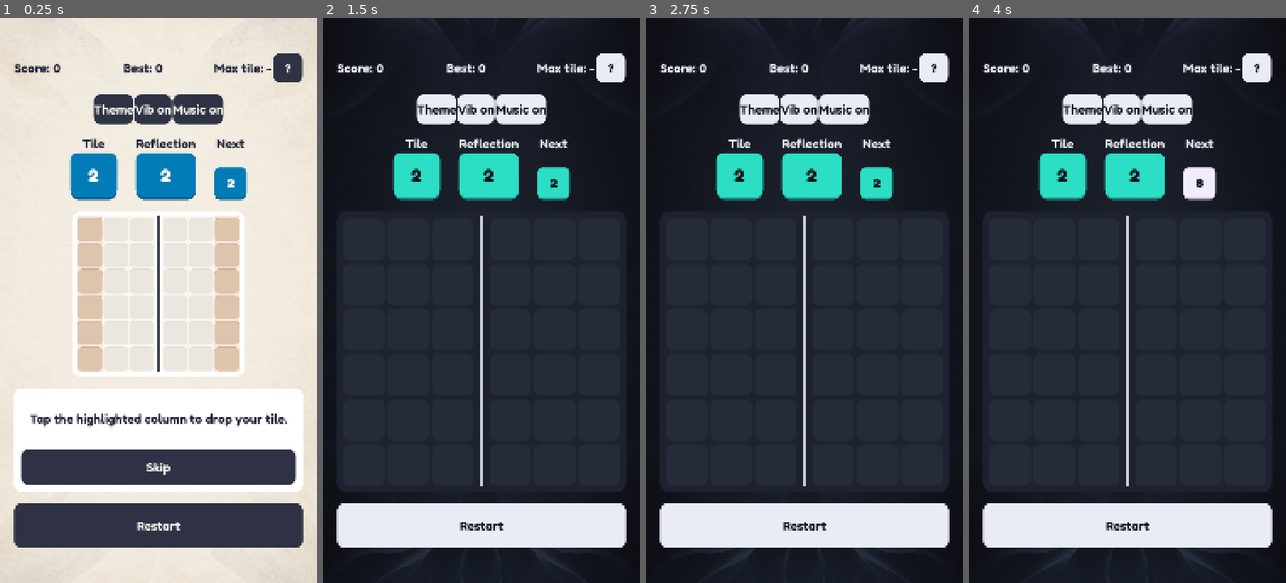
Above: before the commit, frames 1-4 (left to right).
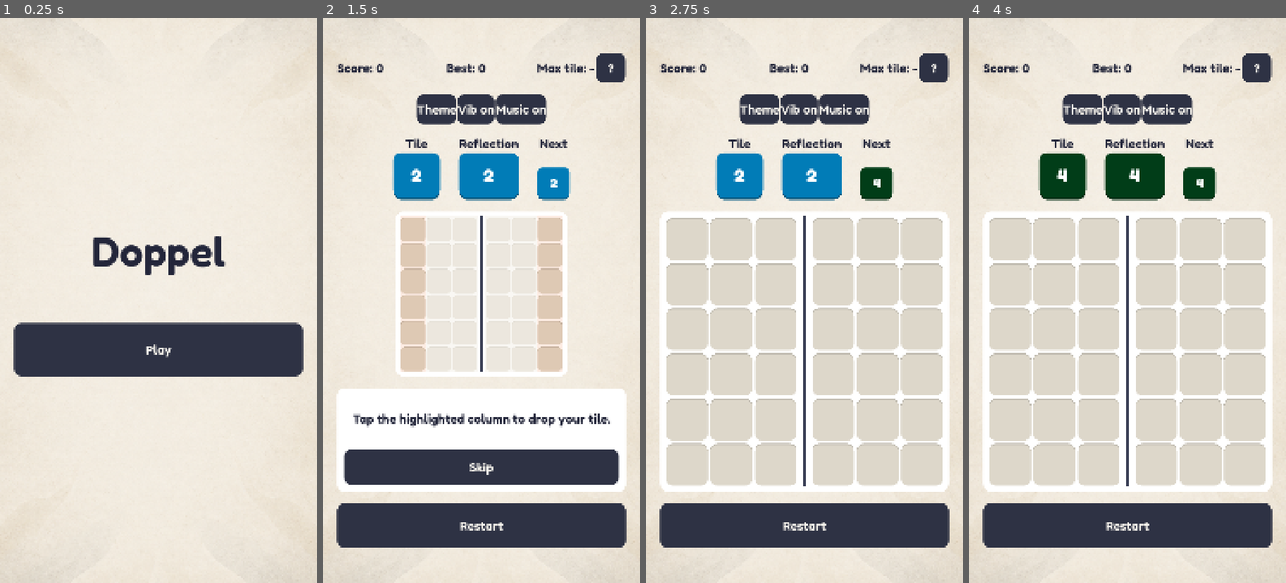
Above: after the commit, the same moments.

Repository: bpinto03/Doppel
Game: Godot game, scene res://scenes/main.tscn
Same seed, same stepped clock (60 frames per second), same inputs: the game is played once before the commit and once after it. Sound files missing from this copy of the repository are replaced by a short silence.
Inputs (mouse positions are in pixels of both pictures, inside the frame that each line leads up to):
- Up to frame 1 (0.25 s): no input
- Up to frame 2 (1.5 s): click (437, 108) at 0.5 s, where only the run before the commit has a clickable "Theme"; click "Skip" (after the commit: "Play") at 1.25 s
- Up to frame 3 (2.75 s): click "Restart" at 2 s
- Up to frame 4 (4 s): click "Restart" at 2.75 s; click "Restart" at 3.5 s

The runs differ from the first frame. In frame 1, 44% of the frame differs, in the area x 4-96%, y 6-94%; in frame 2, 94%; in frame 3, 100%, in the area x 0-100%, y 0-100%; in frame 4, 100%.

Commit message:
feat: add the home screen with play and continue
Main now owns the navigation: the app opens on a home screen offering
Play, plus Continue when a valid game in progress is saved. Play opens
the tutorial on the first Play of each launch, then new games; Continue
resumes the saved game without animation. The Android back button goes
from a game back home, and quits from home. The two buttons sit side by
side when twice the widest fits, else stack with Continue on top.
Main also requests the music once at launch, so it keeps playing across
screens. Game and home screens share the palette code in PaletteScreen.

Diff:
--- a/assets/translations/ui.csv
+++ b/assets/translations/ui.csv
@@ -7,6 +7,9 @@
 UI_NEXT_TILE,Next,Suivante
 UI_GAME_OVER,Game over,Partie terminée
 UI_RESTART,Restart,Recommencer
+UI_GAME_TITLE,Doppel,Doppel
+UI_PLAY,Play,Jouer
+UI_CONTINUE,Continue,Continuer
 TUTORIAL_STEP_1,Tap the highlighted column to drop your tile.,Touche la colonne en surbrillance pour poser ta tuile.
 TUTORIAL_STEP_1_DONE,"Your tile fell, and its reflection fell on the other side of the mirror line.","Ta tuile est tombée, et son reflet est tombé de l'autre côté de l'axe."
 TUTORIAL_STEP_2,Drop the same tile on top of it.,Pose la même tuile par-dessus.
--- a/project.godot
+++ b/project.godot
@@ -14,6 +14,7 @@
 run/main_scene="res://scenes/main.tscn"
 config/features=PackedStringArray("4.7", "GL Compatibility")
 config/icon="res://icon.svg"
+config/quit_on_go_back=false
 
 [autoload]
 
--- a/scenes/main.tscn
+++ b/scenes/main.tscn
@@ -1,7 +1,6 @@
 [gd_scene format=3 uid="uid://1jx7g5x8ups"]
 
-[ext_resource type="PackedScene" uid="uid://cwj0c07un04iv" path="res://scenes/game/game_screen.tscn" id="1_game_screen"]
+[ext_resource type="Script" path="res://scripts/main.gd" id="1_main"]
 
 [node name="Main" type="Node" unique_id=643324230]
-
-[node name="GameScreen" parent="." unique_id=2009915752 instance=ExtResource("1_game_screen")]
+script = ExtResource("1_main")
--- /dev/null
+++ b/scenes/ui/home_screen.tscn
@@ -0,0 +1,81 @@
+[gd_scene format=3]
+
+[ext_resource type="Script" path="res://scripts/ui/home_screen.gd" id="1_screen"]
+[ext_resource type="Theme" path="res://assets/themes/base_theme.tres" id="2_theme"]
+[ext_resource type="Script" uid="uid://c0a5hkffmvw0b" path="res://scripts/ui/safe_area_margin.gd" id="3_safe_area"]
+
+[node name="HomeScreen" type="Control" unique_id=1934027715]
+layout_mode = 3
+anchors_preset = 15
+anchor_right = 1.0
+anchor_bottom = 1.0
+grow_horizontal = 2
+grow_vertical = 2
+theme = ExtResource("2_theme")
+script = ExtResource("1_screen")
+
+[node name="Background" type="ColorRect" parent="." unique_id=1093582217]
+unique_name_in_owner = true
+layout_mode = 1
+anchors_preset = 15
+anchor_right = 1.0
+anchor_bottom = 1.0
+grow_horizontal = 2
+grow_vertical = 2
+
+[node name="BackgroundImage" type="TextureRect" parent="." unique_id=1093582218]
+unique_name_in_owner = true
+layout_mode = 1
+anchors_preset = 15
+anchor_right = 1.0
+anchor_bottom = 1.0
+grow_horizontal = 2
+grow_vertical = 2
+mouse_filter = 2
+expand_mode = 1
+stretch_mode = 6
+
+[node name="Margin" type="MarginContainer" parent="." unique_id=1520716394]
+layout_mode = 1
+anchors_preset = 15
+anchor_right = 1.0
+anchor_bottom = 1.0
+grow_horizontal = 2
+grow_vertical = 2
+theme_override_constants/margin_left = 48
+theme_override_constants/margin_top = 120
+theme_override_constants/margin_right = 48
+theme_override_constants/margin_bottom = 120
+script = ExtResource("3_safe_area")
+
+[node name="Layout" type="VBoxContainer" parent="Margin" unique_id=1755096150]
+unique_name_in_owner = true
+layout_mode = 2
+theme_override_constants/separation = 160
+alignment = 1
+
+[node name="TitleLabel" type="Label" parent="Margin/Layout" unique_id=1302457719]
+layout_mode = 2
+theme_override_font_sizes/font_size = 144
+text = "UI_GAME_TITLE"
+horizontal_alignment = 1
+
+[node name="ChoiceButtons" type="BoxContainer" parent="Margin/Layout" unique_id=1880664275]
+unique_name_in_owner = true
+layout_mode = 2
+theme_override_constants/separation = 40
+
+[node name="PlayButton" type="Button" parent="Margin/Layout/ChoiceButtons" unique_id=1170235906]
+unique_name_in_owner = true
+custom_minimum_size = Vector2(0, 180)
+layout_mode = 2
+size_flags_horizontal = 3
+text = "UI_PLAY"
+
+[node name="ContinueButton" type="Button" parent="Margin/Layout/ChoiceButtons" unique_id=1170235907]
+unique_name_in_owner = true
+visible = false
+custom_minimum_size = Vector2(0, 180)
+layout_mode = 2
+size_flags_horizontal = 3
+text = "UI_CONTINUE"
--- a/scripts/audio/music_state.gd
+++ b/scripts/audio/music_state.gd
@@ -7,7 +7,7 @@
 
 var is_enabled: bool
 var is_app_active: bool = true
-## A screen asked for the music.
+## The app asked for the music; Main does at launch, so tests that do not start Main play none.
 var is_requested: bool
 
 
--- a/scripts/autoload/audio_manager.gd
+++ b/scripts/autoload/audio_manager.gd
@@ -58,6 +58,10 @@
 func stop_music() -> void:
 	_music_state.is_requested = false
 	_apply_music_state()
+
+
+func is_music_requested() -> bool:
+	return _music_state.is_requested
 
 
 func is_music_loaded() -> bool:
--- a/scripts/autoload/save_manager.gd
+++ b/scripts/autoload/save_manager.gd
@@ -37,6 +37,21 @@
 
 func get_value(section: String, key: String, default_value: Variant) -> Variant:
 	return _save_file.get_value(section, key, default_value)
+
+
+## Every key of the section, or an empty dictionary when the section is missing.
+func get_section(section: String) -> Dictionary[String, Variant]:
+	var values: Dictionary[String, Variant] = {}
+	if _save_file.has_section(section):
+		for key: String in _save_file.get_section_keys(section):
+			values[key] = _save_file.get_value(section, key)
+	return values
+
+
+func erase_section(section: String) -> void:
+	if _save_file.has_section(section):
+		_save_file.erase_section(section)
+		_request_write()
 
 
 ## Written at the end of the frame, so several changes in a row make one write.
--- /dev/null
+++ b/scripts/main.gd
@@ -0,0 +1,72 @@
+extends Node
+
+## Owns the navigation: one screen at a time, the home screen at launch. Handles the Android back button
+## (application/config/quit_on_go_back is off) and keeps the music playing across screens.
+
+const HOME_SCREEN_SCENE: PackedScene = preload("res://scenes/ui/home_screen.tscn")
+const GAME_SCREEN_SCENE: PackedScene = preload("res://scenes/game/game_screen.tscn")
+const BALANCING_CONFIG: BalancingConfig = preload("res://data/balancing.tres")
+
+var _current_screen: Control
+## The tutorial opens the first Play of each launch; it is not remembered between launches yet (step 3.1).
+var _has_shown_tutorial: bool
+
+
+func _ready() -> void:
+	AudioManager.start_music()
+	show_home()
+
+
+func _notification(what: int) -> void:
+	if what == NOTIFICATION_WM_GO_BACK_REQUEST:
+		go_back()
+
+
+## From a game, the tutorial or the game over screen, back to the home screen; from the home screen, quits.
+func go_back() -> void:
+	if _current_screen is HomeScreen:
+		get_tree().quit()
+	else:
+		show_home()
+
+
+func show_home() -> void:
+	var home: HomeScreen = HOME_SCREEN_SCENE.instantiate()
+	_replace_screen(home)
+	home.show_choices(HomeMenu.get_choices(CurrentGameStore.load_session(BALANCING_CONFIG) != null))
+	home.play_requested.connect(_on_play_requested)
+	home.continue_requested.connect(_on_continue_requested)
+
+
+func get_current_screen() -> Control:
+	return _current_screen
+
+
+func _on_play_requested() -> void:
+	var game: GameScreen = _show_game()
+	if _has_shown_tutorial:
+		game.start_new_game()
+	else:
+		_has_shown_tutorial = true
+		game.start_tutorial()
+
+
+func _on_continue_requested() -> void:
+	var session: GameSession = CurrentGameStore.load_session(BALANCING_CONFIG)
+	if session == null:
+		show_home()
+		return
+	_show_game().start_game(session)
+
+
+func _show_game() -> GameScreen:
+	var game: GameScreen = GAME_SCREEN_SCENE.instantiate()
+	_replace_screen(game)
+	return game
+
+
+func _replace_screen(screen: Control) -> void:
+	if _current_screen != null:
+		_current_screen.queue_free()
+	_current_screen = screen
+	add_child(screen)
--- /dev/null
+++ b/scripts/save/current_game_store.gd
@@ -0,0 +1,18 @@
+class_name CurrentGameStore
+extends RefCounted
+
+## The saved game in progress, in its own save section. The tutorial is never stored.
+
+const SECTION: String = "current_game"
+
+
+## Returns null when no game is saved. A saved game that cannot be restored is discarded; the rest of the save is kept.
+static func load_session(config: BalancingConfig) -> GameSession:
+	var data: Dictionary[String, Variant] = SaveManager.get_section(SECTION)
+	if data.is_empty():
+		return null
+	var session: GameSession = GameSession.create_from_data(config, data)
+	if session == null:
+		push_warning("Saved game in progress discarded: damaged, finished, or made under other rules")
+		SaveManager.erase_section(SECTION)
+	return session
--- a/scripts/ui/game_screen.gd
+++ b/scripts/ui/game_screen.gd
@@ -1,4 +1,7 @@
-extends Control
+class_name GameScreen
+extends PaletteScreen
+
+## One game, or the tutorial. Main starts it with start_new_game(), start_tutorial() or start_game().
 
 signal turn_playback_finished
 
@@ -8,7 +11,6 @@
 const HAPTICS_CONFIG: HapticsConfig = preload("res://data/haptics_config.tres")
 const TUTORIAL_HINT_CONFIG: TutorialHintConfig = preload("res://data/tutorial_hint.tres")
 const TILE_TEXT_CONFIG: TileTextConfig = preload("res://data/tile_text.tres")
-const BASE_THEME: Theme = preload("res://assets/themes/base_theme.tres")
 const NO_TILE_TEXT: String = "-"
 const NO_TUTORIAL_STEP: int = -1
 const RECORD_SECTION: String = "record"
@@ -21,8 +23,6 @@
 var _tutorial_steps: Array[TutorialStep] = []
 var _tutorial_step_index: int = NO_TUTORIAL_STEP
 
-@onready var _background: ColorRect = %Background
-@onready var _background_image: TextureRect = %BackgroundImage
 @onready var _board_view: BoardView = %BoardView
 @onready var _score_label: Label = %ScoreLabel
 @onready var _best_label: Label = %BestLabel
@@ -42,6 +42,7 @@
 
 
 func _ready() -> void:
+	super()
 	_best_score = SaveManager.get_value(RECORD_SECTION, BEST_SCORE_KEY, 0)
 	_playback = ResolutionPlayback.new(PLAYBACK_CONFIG, _board_view, _combo_label)
 	_playback.playback_finished.connect(_on_playback_finished)
@@ -56,15 +57,7 @@
 	_help_button.pressed.connect(_feedback.play_ui_click)
 	_tutorial_panel.next_requested.connect(_feedback.play_ui_click)
 	_tutorial_panel.skip_requested.connect(_feedback.play_ui_click)
-	Settings.palette_changed.connect(_apply_palette)
-	_apply_palette()
 	_set_up_debug_tools()
-	AudioManager.start_music()
-	start_tutorial()
-
-
-func _exit_tree() -> void:
-	AudioManager.stop_music()
 
 
 func start_new_game() -> void:
@@ -85,6 +78,10 @@
 func start_tutorial() -> void:
 	_tutorial_steps = TutorialScenarios.create_steps()
 	_show_tutorial_step(0)
+
+
+func get_session() -> GameSession:
+	return _session
 
 
 func is_tutorial_running() -> bool:
@@ -168,11 +165,7 @@
 	_game_over_label.visible = _session.is_game_over
 
 
-func _apply_palette() -> void:
-	var palette: ThemePalette = Settings.get_palette()
-	theme = UiThemeBuilder.build(palette, BASE_THEME)
-	_background.color = palette.background
-	_background_image.texture = palette.background_image
+func _apply_screen_palette(palette: ThemePalette) -> void:
 	_combo_label.add_theme_color_override(&"font_outline_color", palette.background)
 	var tile_painter := TilePainter.new(palette, TILE_TEXT_CONFIG)
 	_board_view.tile_painter = tile_painter
--- /dev/null
+++ b/scripts/ui/home_menu.gd
@@ -0,0 +1,28 @@
+class_name HomeMenu
+extends RefCounted
+
+## Which entries the home screen offers, and how they are laid out.
+
+enum Choice { PLAY, CONTINUE }
+
+
+static func get_choices(has_game_in_progress: bool) -> Array[Choice]:
+	if has_game_in_progress:
+		return [Choice.PLAY, Choice.CONTINUE]
+	return [Choice.PLAY]
+
+
+## Side by side, Play is on the left; stacked, Continue is on top.
+static func order_choices(choices: Array[Choice], is_stacked: bool) -> Array[Choice]:
+	var ordered: Array[Choice] = choices.duplicate()
+	if is_stacked:
+		ordered.reverse()
+	return ordered
+
+
+## Side by side buttons share the width equally, so the widest one sets the width they need.
+static func should_stack(button_min_widths: Array[float], separation: float, available_width: float) -> bool:
+	if button_min_widths.size() < 2:
+		return false
+	var needed_width: float = button_min_widths.max() * button_min_widths.size() + separation * (button_min_widths.size() - 1)
+	return needed_width > available_width
--- /dev/null
+++ b/scripts/ui/home_screen.gd
@@ -0,0 +1,57 @@
+class_name HomeScreen
+extends PaletteScreen
+
+## Entry screen: Play, and Continue when a game in progress is saved. Step 3.1 adds its other entries to the choice buttons.
+
+signal play_requested
+signal continue_requested
+
+var _choices: Array[HomeMenu.Choice] = [HomeMenu.Choice.PLAY]
+
+@onready var _layout: VBoxContainer = %Layout
+@onready var _choice_buttons: BoxContainer = %ChoiceButtons
+@onready var _play_button: Button = %PlayButton
+@onready var _continue_button: Button = %ContinueButton
+
+
+func _ready() -> void:
+	super()
+	_play_button.pressed.connect(play_requested.emit)
+	_continue_button.pressed.connect(continue_requested.emit)
+	_layout.resized.connect(_arrange_choice_buttons)
+	show_choices(_choices)
+
+
+func show_choices(choices: Array[HomeMenu.Choice]) -> void:
+	_choices = choices
+	_continue_button.visible = choices.has(HomeMenu.Choice.CONTINUE)
+	_arrange_choice_buttons()
+
+
+func is_choice_shown(choice: HomeMenu.Choice) -> bool:
+	return _get_choice_button(choice).visible
+
+
+func is_stacked() -> bool:
+	return _choice_buttons.vertical
+
+
+## A new language changes the button widths once the texts are updated, hence the deferred call.
+func _notification(what: int) -> void:
+	if what == NOTIFICATION_TRANSLATION_CHANGED and is_node_ready():
+		_arrange_choice_buttons.call_deferred()
+
+
+func _arrange_choice_buttons() -> void:
+	var min_widths: Array[float] = []
+	for choice: HomeMenu.Choice in _choices:
+		min_widths.append(_get_choice_button(choice).get_combined_minimum_size().x)
+	var separation: float = _choice_buttons.get_theme_constant(&"separation")
+	_choice_buttons.vertical = HomeMenu.should_stack(min_widths, separation, _layout.size.x)
+	var ordered_choices: Array[HomeMenu.Choice] = HomeMenu.order_choices(_choices, _choice_buttons.vertical)
+	for index: int in ordered_choices.size():
+		_choice_buttons.move_child(_get_choice_button(ordered_choices[index]), index)
+
+
+func _get_choice_button(choice: HomeMenu.Choice) -> Button:
+	return _continue_button if choice == HomeMenu.Choice.CONTINUE else _play_button
--- /dev/null
+++ b/scripts/ui/palette_screen.gd
@@ -0,0 +1,28 @@
+class_name PaletteScreen
+extends Control
+
+## A full screen drawn with the active palette: interface theme and background, rebuilt when the theme changes.
+## Expects %Background and %BackgroundImage nodes.
+
+const BASE_THEME: Theme = preload("res://assets/themes/base_theme.tres")
+
+@onready var _background: ColorRect = %Background
+@onready var _background_image: TextureRect = %BackgroundImage
+
+
+func _ready() -> void:
+	Settings.palette_changed.connect(_apply_palette)
+	_apply_palette()
+
+
+## Called after the theme and background, for what else the screen draws with the palette.
+func _apply_screen_palette(_palette: ThemePalette) -> void:
+	pass
+
+
+func _apply_palette() -> void:
+	var palette: ThemePalette = Settings.get_palette()
+	theme = UiThemeBuilder.build(palette, BASE_THEME)
+	_background.color = palette.background
+	_background_image.texture = palette.background_image
+	_apply_screen_palette(palette)
--- a/tests/test_game_screen_tutorial.gd
+++ b/tests/test_game_screen_tutorial.gd
@@ -16,6 +16,7 @@
 	Settings.is_music_enabled = false
 	_screen = GAME_SCREEN_SCENE.instantiate()
 	add_child_autofree(_screen)
+	_screen.start_tutorial()
 	_board_view = _screen.get_node("%BoardView")
 	_tutorial_panel = _screen.get_node("%TutorialPanel")
 	watch_signals(_screen)
@@ -27,7 +28,7 @@
 	AudioManager.apply_settings()
 
 
-func test_tutorial_starts_at_launch_on_the_first_step() -> void:
+func test_tutorial_starts_on_the_first_step() -> void:
 	assert_true(_screen.is_tutorial_running())
 	assert_eq(_screen.get_tutorial_step_index(), 0)
 	assert_true(_tutorial_panel.visible)
--- /dev/null
+++ b/tests/test_home_menu.gd
@@ -0,0 +1,31 @@
+extends GutTest
+
+const SEPARATION: float = 40.0
+
+
+func test_no_game_in_progress_offers_play_only() -> void:
+	assert_eq(HomeMenu.get_choices(false), [HomeMenu.Choice.PLAY])
+
+
+func test_game_in_progress_offers_play_and_continue() -> void:
+	assert_eq(HomeMenu.get_choices(true), [HomeMenu.Choice.PLAY, HomeMenu.Choice.CONTINUE])
+
+
+func test_side_by_side_puts_play_on_the_left() -> void:
+	assert_eq(HomeMenu.order_choices(HomeMenu.get_choices(true), false), [HomeMenu.Choice.PLAY, HomeMenu.Choice.CONTINUE])
+
+
+func test_stacked_puts_continue_on_top() -> void:
+	assert_eq(HomeMenu.order_choices(HomeMenu.get_choices(true), true), [HomeMenu.Choice.CONTINUE, HomeMenu.Choice.PLAY])
+
+
+func test_buttons_stay_side_by_side_when_twice_the_widest_fits() -> void:
+	assert_false(HomeMenu.should_stack([300.0, 420.0], SEPARATION, 420.0 * 2 + SEPARATION))
+
+
+func test_buttons_stack_when_twice_the_widest_does_not_fit() -> void:
+	assert_true(HomeMenu.should_stack([300.0, 420.0], SEPARATION, 420.0 * 2 + SEPARATION - 1.0))
+
+
+func test_single_button_never_stacks() -> void:
+	assert_false(HomeMenu.should_stack([2000.0], SEPARATION, 100.0))
--- /dev/null
+++ b/tests/test_home_screen.gd
@@ -0,0 +1,43 @@
+extends GutTest
+
+const HOME_SCREEN_SCENE: PackedScene = preload("res://scenes/ui/home_screen.tscn")
+## Wider than half of any phone screen, as a long translation could be.
+const LONG_TEXT_LENGTH: int = 80
+
+var _home: HomeScreen
+
+
+func before_each() -> void:
+	_home = HOME_SCREEN_SCENE.instantiate()
+	add_child_autofree(_home)
+	await wait_process_frames(1)
+
+
+func test_short_texts_put_play_left_of_continue() -> void:
+	_home.show_choices(HomeMenu.get_choices(true))
+
+	assert_false(_home.is_stacked())
+	assert_eq(_get_button_order(), ["PlayButton", "ContinueButton"])
+
+
+func test_texts_too_wide_for_half_the_screen_stack_continue_above_play() -> void:
+	(_home.get_node("%PlayButton") as Button).text = "W".repeat(LONG_TEXT_LENGTH)
+
+	_home.show_choices(HomeMenu.get_choices(true))
+
+	assert_true(_home.is_stacked())
+	assert_eq(_get_button_order(), ["ContinueButton", "PlayButton"])
+
+
+func test_play_alone_hides_continue() -> void:
+	_home.show_choices(HomeMenu.get_choices(false))
+
+	assert_false(_home.is_choice_shown(HomeMenu.Choice.CONTINUE))
+	assert_false(_home.is_stacked())
+
+
+func _get_button_order() -> Array[String]:
+	var names: Array[String] = []
+	for button: Node in _home.get_node("%ChoiceButtons").get_children():
+		names.append(button.name)
+	return names
--- /dev/null
+++ b/tests/test_main_navigation.gd
@@ -0,0 +1,136 @@
+extends GutTest
+
+const MAIN_SCENE: PackedScene = preload("res://scenes/main.tscn")
+const BALANCING_CONFIG: BalancingConfig = preload("res://data/balancing.tres")
+const TEST_SAVE_PATH: String = "user://test_main_navigation_save.cfg"
+const SEED: int = 1234
+const RECORD_SECTION: String = "record"
+const BEST_SCORE_KEY: String = "best_score"
+
+var _save := SaveFixture.new(TEST_SAVE_PATH)
+
+
+## Music off in the test save, so starting the app plays nothing.
+func before_each() -> void:
+	_save.use_test_save()
+	Settings.is_music_enabled = false
+
+
+func after_each() -> void:
+	AudioManager.stop_music()
+	_save.restore_player_save()
+	AudioManager.apply_settings()
+
+
+func test_launch_shows_the_home_screen_with_play_only() -> void:
+	var main: Node = _start_main()
+
+	var home := main.get_current_screen() as HomeScreen
+	assert_not_null(home)
+	assert_true(home.is_choice_shown(HomeMenu.Choice.PLAY))
+	assert_false(home.is_choice_shown(HomeMenu.Choice.CONTINUE))
+
+
+func test_saved_game_in_progress_offers_continue() -> void:
+	_store_game(_create_game_in_progress().to_data())
+
+	var home := _start_main().get_current_screen() as HomeScreen
+
+	assert_true(home.is_choice_shown(HomeMenu.Choice.PLAY))
+	assert_true(home.is_choice_shown(HomeMenu.Choice.CONTINUE))
+
+
+func test_invalid_saved_game_is_discarded_and_the_rest_of_the_save_kept() -> void:
+	var data: Dictionary[String, Variant] = _create_game_in_progress().to_data()
+	data[TileGenerator.CURRENT_LEVEL_KEY] = BALANCING_CONFIG.max_tile_level + 1
+	_store_game(data)
+	SaveManager.set_value(RECORD_SECTION, BEST_SCORE_KEY, 321)
+	Settings.is_vibration_enabled = false
+
+	var home := _start_main().get_current_screen() as HomeScreen
+
+	assert_false(home.is_choice_shown(HomeMenu.Choice.CONTINUE))
+	assert_true(SaveManager.get_section(CurrentGameStore.SECTION).is_empty())
+	assert_eq(SaveManager.get_value(RECORD_SECTION, BEST_SCORE_KEY, 0), 321)
+	assert_false(Settings.is_vibration_enabled)
+
+
+func test_finished_saved_game_is_not_offered() -> void:
+	var data: Dictionary[String, Variant] = _create_game_in_progress().to_data()
+	data[GameSession.BOARD_LEVELS_KEY] = _create_full_board_levels()
+	data[GameSession.HIGHEST_LEVEL_KEY] = BALANCING_CONFIG.max_tile_level
+	_store_game(data)
+
+	var home := _start_main().get_current_screen() as HomeScreen
+
+	assert_false(home.is_choice_shown(HomeMenu.Choice.CONTINUE))
+
+
+func test_first_play_opens_the_tutorial_and_the_next_one_a_game() -> void:
+	var main: Node = _start_main()
+
+	(main.get_current_screen() as HomeScreen).play_requested.emit()
+	assert_true((main.get_current_screen() as GameScreen).is_tutorial_running())
+	main.go_back()
+	(main.get_current_screen() as HomeScreen).play_requested.emit()
+
+	assert_false((main.get_current_screen() as GameScreen).is_tutorial_running())
+
+
+func test_continue_resumes_the_saved_game() -> void:
+	var saved_game: GameSession = _create_game_in_progress()
+	_store_game(saved_game.to_data())
+	var main: Node = _start_main()
+
+	(main.get_current_screen() as HomeScreen).continue_requested.emit()
+
+	var game := main.get_current_screen() as GameScreen
+	assert_false(game.is_tutorial_running())
+	assert_eq(game.get_session().to_data(), saved_game.to_data())
+
+
+func test_back_from_a_game_returns_home() -> void:
+	var main: Node = _start_main()
+	(main.get_current_screen() as HomeScreen).play_requested.emit()
+
+	main.go_back()
+
+	assert_true(main.get_current_screen() is HomeScreen)
+
+
+func test_music_request_survives_the_way_to_a_game_and_back() -> void:
+	var main: Node = _start_main()
+
+	(main.get_current_screen() as HomeScreen).play_requested.emit()
+	main.go_back()
+	await wait_process_frames(1)
+
+	assert_true(AudioManager.is_music_requested())
+
+
+func _start_main() -> Node:
+	var main: Node = MAIN_SCENE.instantiate()
+	add_child_autofree(main)
+	return main
+
+
+func _create_game_in_progress() -> GameSession:
+	var session := GameSession.new(BALANCING_CONFIG, BalancingFixture.create_seeded_rng(SEED))
+	session.play_column(0)
+	session.play_column(1)
+	return session
+
+
+func _store_game(data: Dictionary[String, Variant]) -> void:
+	for key: String in data:
+		SaveManager.set_value(CurrentGameStore.SECTION, key, data[key])
+
+
+## Columns alternate two levels from the bottom, so no tile touches an equal one.
+func _create_full_board_levels() -> PackedInt32Array:
+	var levels := PackedInt32Array()
+	var column_count: int = BALANCING_CONFIG.column_count_per_side * BoardState.SIDE_COUNT
+	for column: int in column_count:
+		for row: int in BALANCING_CONFIG.row_count:
+			levels.append(2 + (column + row) % 2)
+	return levels
--- a/tests/test_music_state.gd
+++ b/tests/test_music_state.gd
@@ -14,7 +14,7 @@
 	assert_eq(_create_state(false, true, false).get_action(), MusicState.Action.STOP)
 
 
-func test_music_stops_when_no_screen_requests_it() -> void:
+func test_music_stops_when_the_app_does_not_request_it() -> void:
 	assert_eq(_create_state(true, false, true).get_action(), MusicState.Action.STOP)
 	assert_eq(_create_state(true, false, false).get_action(), MusicState.Action.STOP)
 
Not shown, added: scripts/main.gd.uid
Not shown, added: scripts/save/current_game_store.gd.uid
Not shown, added: scripts/ui/home_menu.gd.uid
Not shown, added: scripts/ui/home_screen.gd.uid
Not shown, added: scripts/ui/palette_screen.gd.uid
Not shown, added: tests/test_home_menu.gd.uid
Not shown, added: tests/test_home_screen.gd.uid
Not shown, added: tests/test_main_navigation.gd.uid
Not shown, changed: STEPS.md
Not shown, changed: docs/architecture.md
